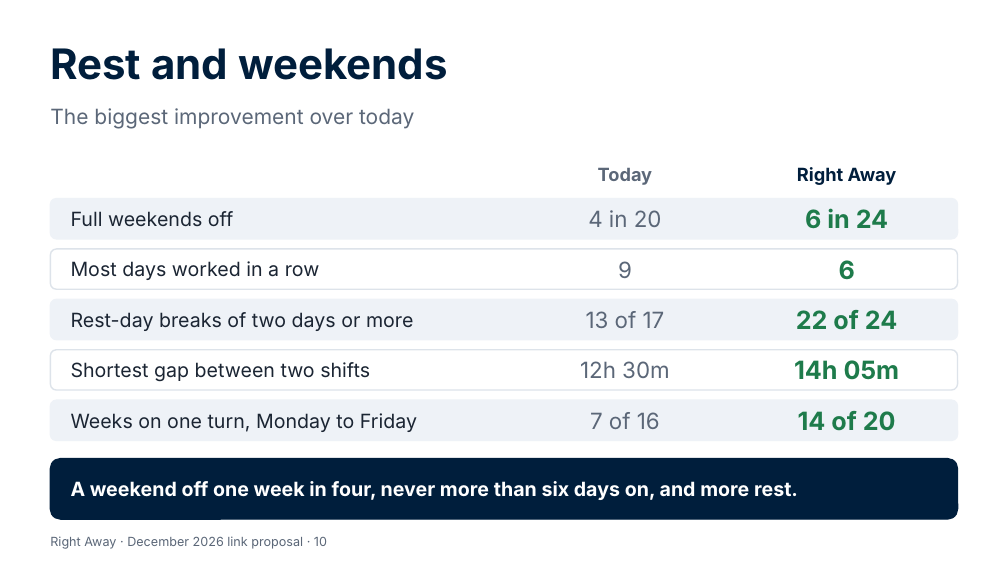
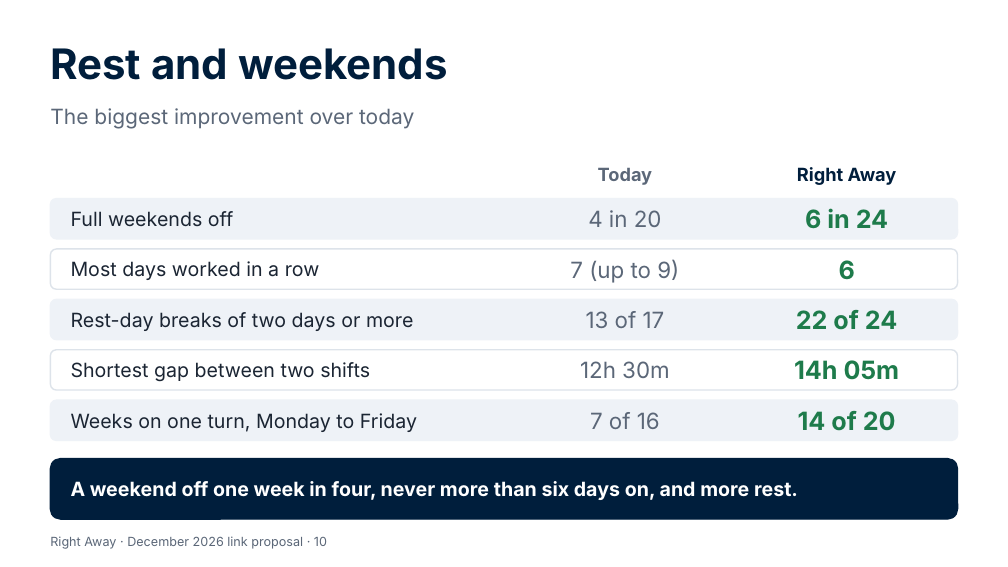
Before and after one commit to Garethdavidmiller/roster-app, a slide deck: slide 10 of docs/proposals/presentations/Right-Away-for-colleagues.pptx. Drawn at 1008x567 pixels with LibreOffice and Linux fonts; fonts in the diff are those of the drawing. Boxes give left, top, right and bottom in pixels: in the first picture for what was removed or moved away, otherwise in the second. Text is boxed around its words. In the diff, an @@ line names an element or a change of style, - is before the commit and + after.

```diff
--- a/docs/proposals/presentations/Right-Away-for-colleagues.pptx
+++ b/docs/proposals/presentations/Right-Away-for-colleagues.pptx
@@ text at (x1=570, y1=259, x2=679, y2=283): text changed @@
-9
+7 (up to 9)
```
Also in this commit, not shown: 3 other slides changed, 26 other files.
